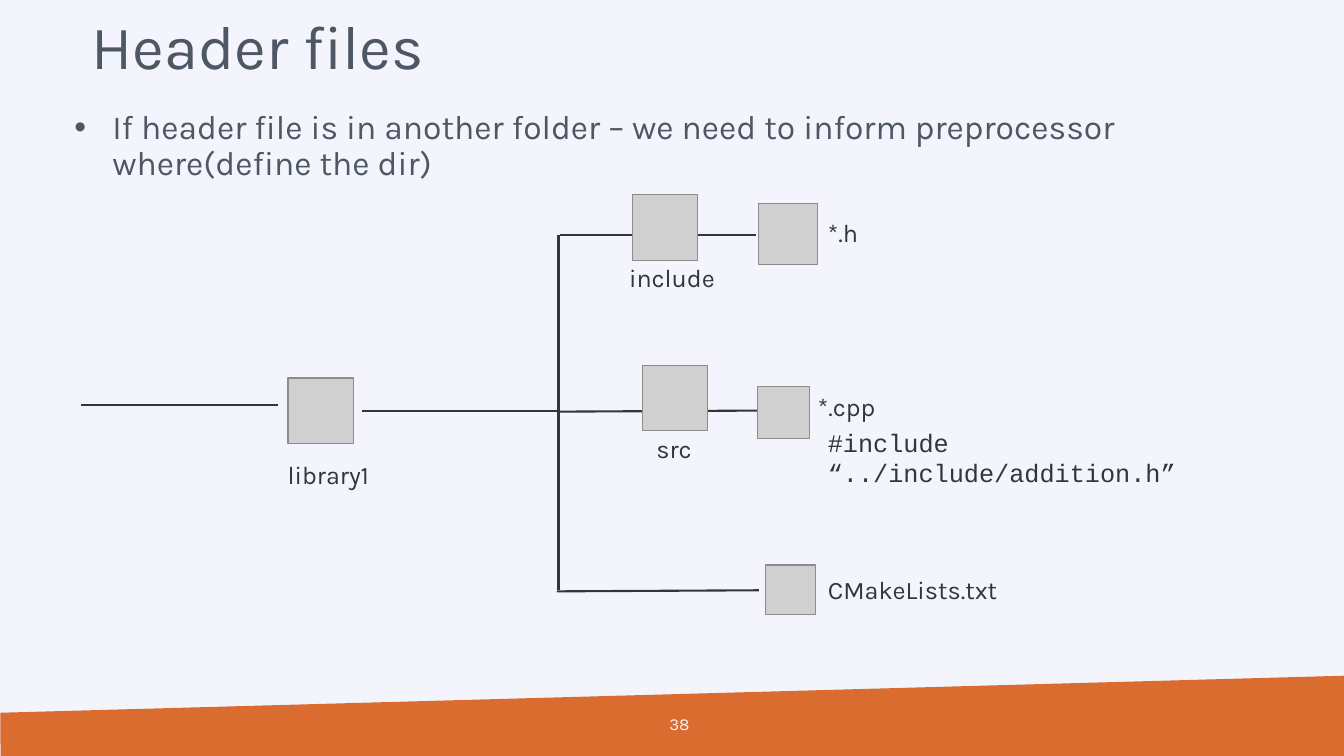
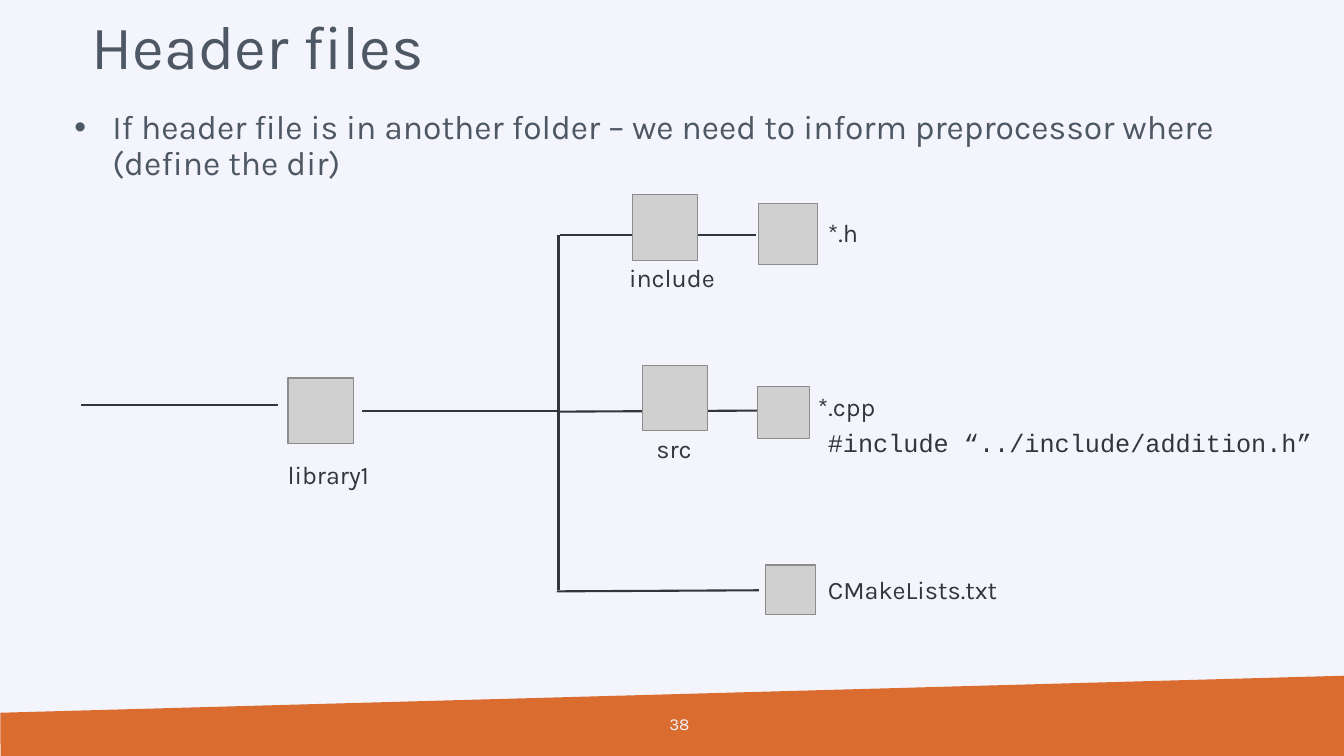
Before and after one commit to hpcleuven/CMake-intro, a slide deck: slide 38 of CMake-introduction.pptx. Drawn at 1344x756 pixels with LibreOffice and Linux fonts; fonts in the diff are those of the drawing; grey boxes stand for pictures; background and template pictures are left out. Boxes give left, top, right and bottom in pixels: in the first picture for what was removed or moved away, otherwise in the second. Text is boxed around its words. In the diff, an @@ line names an element or a change of style, - is before the commit and + after.

```diff
--- a/CMake-introduction.pptx
+++ b/CMake-introduction.pptx
@@ text at [112, 116, 1213, 179]: spaces changed @@
-  • If header file is in another folder – we need to inform preprocessor where(define the dir)
+  • If header file is in another folder – we need to inform preprocessor where (define the dir)
@@ text "#include “../include/addition.h”" rewrapped from [828, 433, 1176, 483] to [828, 433, 1312, 453] @@
```
Also in this commit, not shown: 37 other slides changed, 1 other file.
